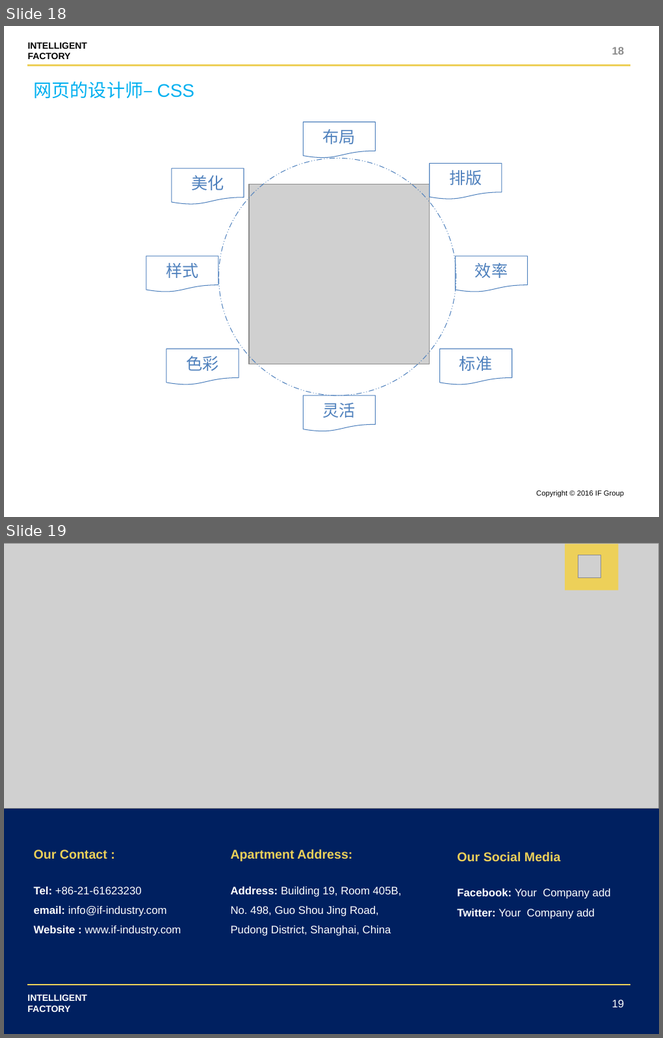
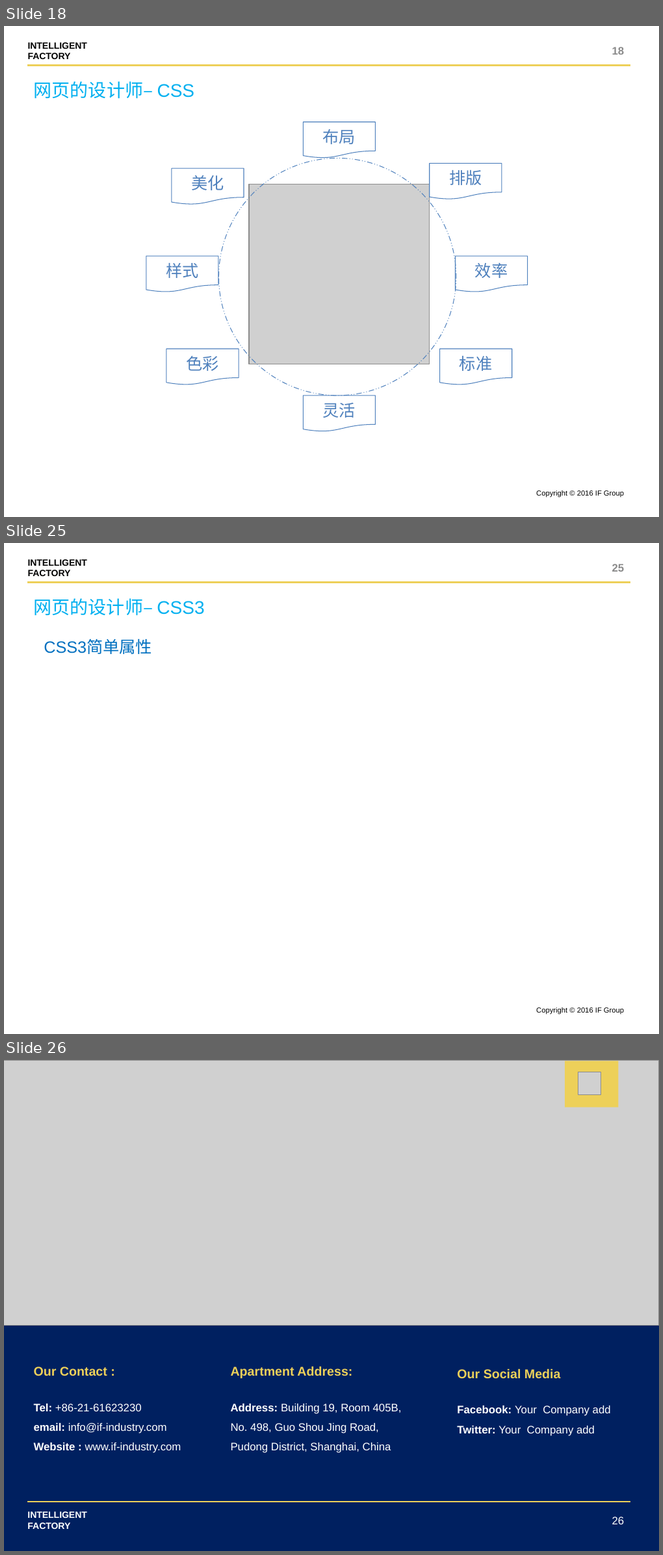
Before and after one commit to shentianyi/CompanyCource, a slide deck: CodeMonkey/cs05 UI前端/UI设计.pptx. Shown one above the other, each under a label of ours: slides 18 and 19 before the commit, slides 18, 25 and 26 after it; the slides between them are not shown. The pictures are 663x1038 and 663x1555 pixels, drawn with LibreOffice and Linux fonts; fonts in the diff are those of the drawing; grey boxes stand for pictures. Boxes give left, top, right and bottom in pixels: in the first picture for what was removed or moved away, otherwise in the second. Text is boxed around its words. In the diff, an @@ line names an element or a change of style, - is before the commit and + after.

```diff
--- a/CodeMonkey/cs05 UI前端/UI设计.pptx
+++ b/CodeMonkey/cs05 UI前端/UI设计.pptx
@@ slide 25 added at bbox=[4, 543, 659, 1034], background #FFFFFF; not listed: 3 template elements that a slide beside it also shows @@
@@ page number added at bbox=[612, 564, 625, 572], 12 pt, text #8C8C8C, bold @@
+25
@@ text added at bbox=[34, 598, 204, 616], 20 pt, text #00B0F0 @@
+网页的设计师– CSS3
@@ text added at bbox=[44, 640, 152, 654], 18 pt, text #0070C0 @@
+CSS3简单属性
@@ what was slide 19 is now slide 26 @@
@@ page number at bbox=[612, 1517, 625, 1525]: text changed @@
-19
+26
```
Also in this commit, not shown: 6 other slides added, 1 other file.
